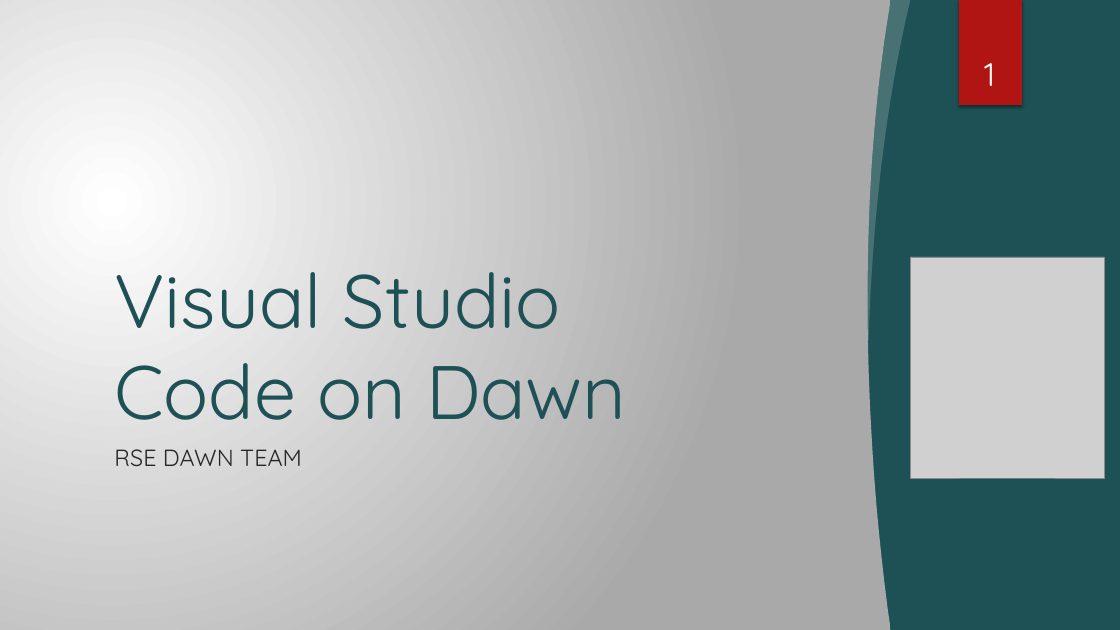
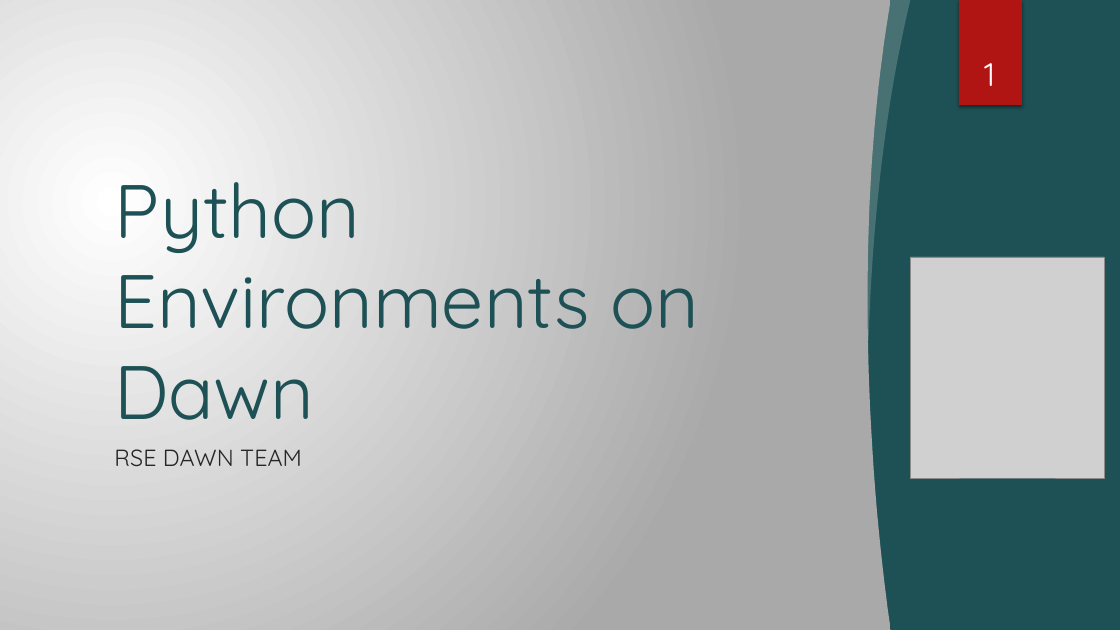
Before and after one commit to RSE-Cambridge/Intro-to-Dawn, a slide deck: slide 1 of Part3-PythonEnvironments/Slides/PyEnvs_onDAWN.pptx. Drawn at 1120x630 pixels with LibreOffice and Linux fonts; fonts in the diff are those of the drawing; grey boxes stand for pictures; background and template pictures are left out. Boxes give left, top, right and bottom in pixels: in the first picture for what was removed or moved away, otherwise in the second. Text is boxed around its words. In the diff, an @@ line names an element or a change of style, - is before the commit and + after.

```diff
--- a/Part3-PythonEnvironments/Slides/PyEnvs_onDAWN.pptx
+++ b/Part3-PythonEnvironments/Slides/PyEnvs_onDAWN.pptx
@@ title at <box>114,182,700,420</box>: text changed @@
-Visual Studio Code on Dawn
+Python Environments on Dawn
```
Also in this commit, not shown: 1 other slide changed, 23 slides added, 1 slide removed, 8 other files.
